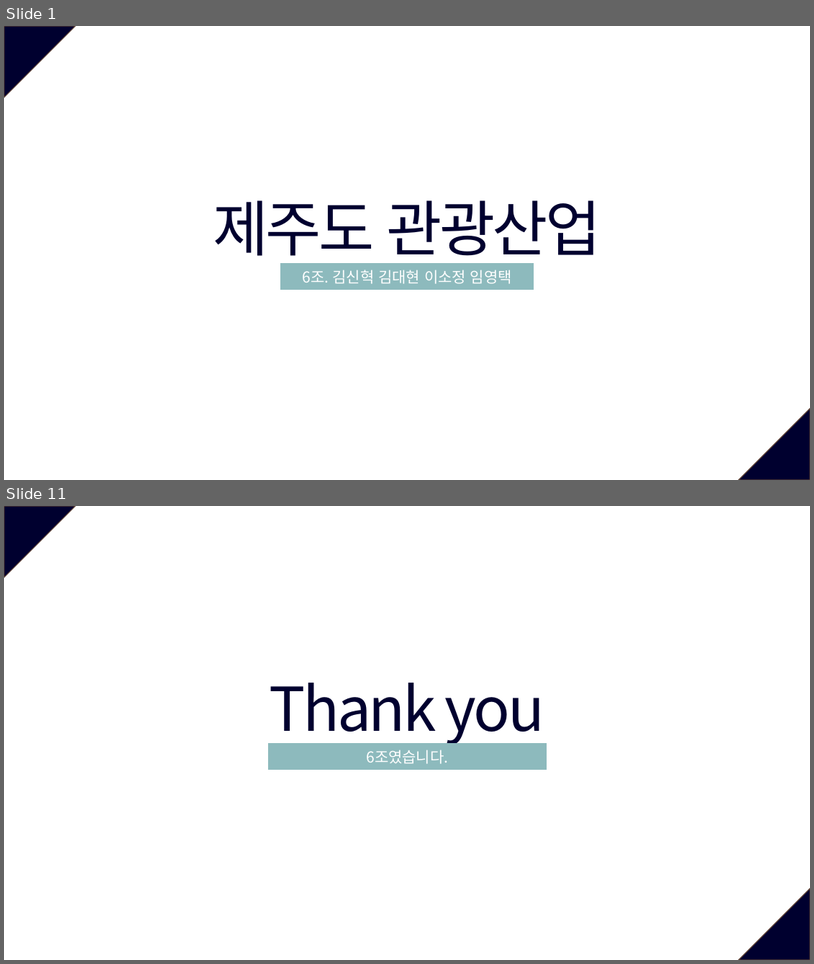
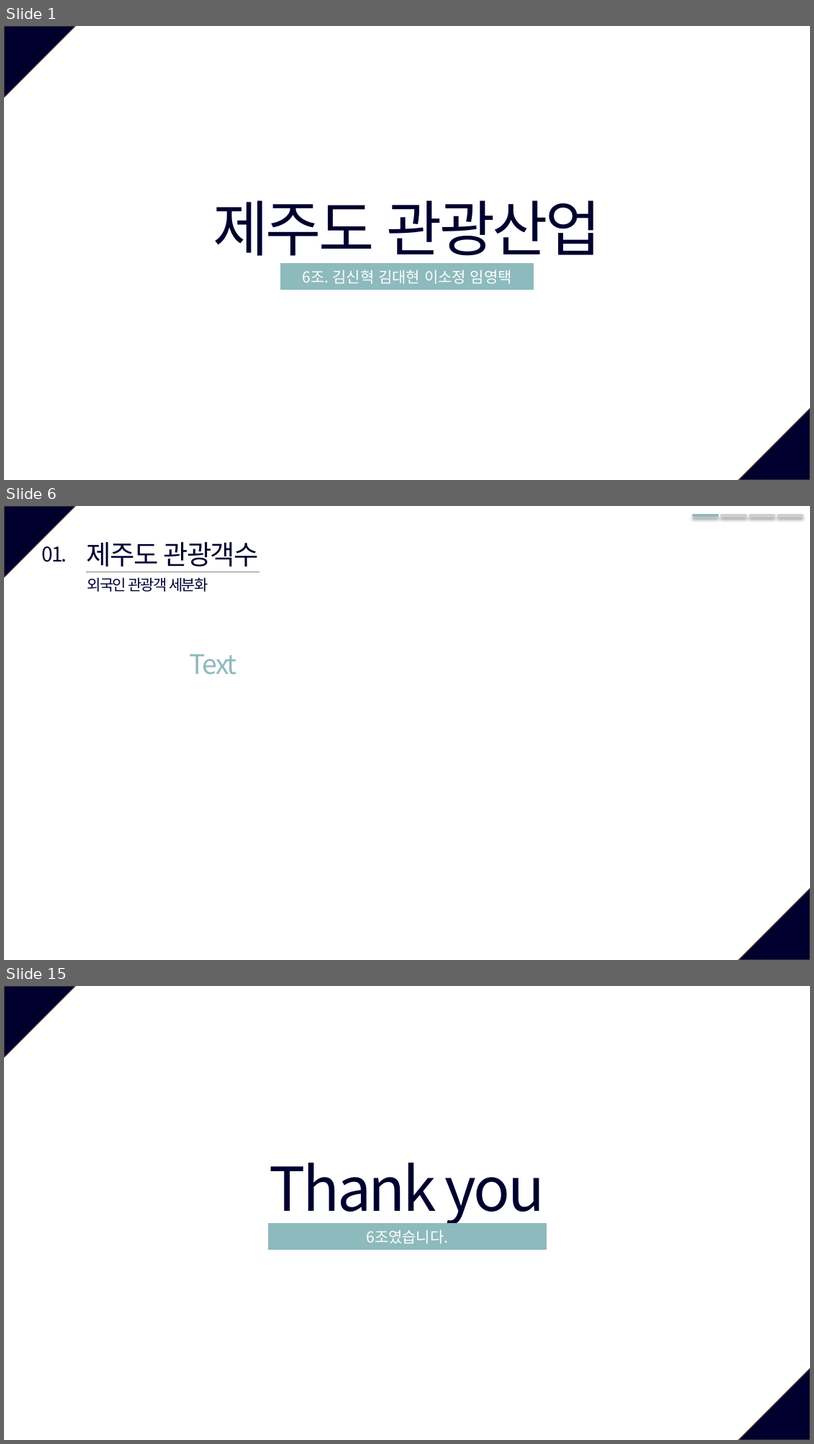
Before and after one commit to so-jeong0127/6-project, a slide deck: 6조_외부환경영향.pptx. Shown one above the other, each under a label of ours: slides 1 and 11 before the commit, slides 1, 6 and 15 after it; the slides between them are not shown. The pictures are 814x964 and 814x1444 pixels, drawn with LibreOffice and Linux fonts; fonts in the diff are those of the drawing. Boxes give left, top, right and bottom in pixels: in the first picture for what was removed or moved away, otherwise in the second. Text is boxed around its words. In the diff, an @@ line names an element or a change of style, - is before the commit and + after.

```diff
--- a/6조_외부환경영향.pptx
+++ b/6조_외부환경영향.pptx
@@ slide 6 added at <box>4,506,810,960</box>, background #FFFFFF; not listed: 2 template elements that a slide beside it also shows @@
@@ line added from (694, 515) to (718, 515), #8DBABD 3.5 pt @@
@@ line added from (722, 515) to (746, 515), #D0CECE 3.5 pt @@
@@ line added from (751, 515) to (774, 515), #D0CECE 3.5 pt @@
@@ line added from (779, 515) to (802, 515), #D0CECE 3.5 pt @@
@@ text added at <box>41,546,67,562</box>, 24 pt, text #00002F @@
+01.
@@ text added at <box>87,542,259,566</box>, 32 pt, text #00002F @@
+제주도 관광객수
@@ line added from (86, 572) to (260, 572), #808080 0.5 pt @@
@@ text added at <box>87,577,208,592</box>, 18 pt, text #00002F @@
+외국인 관광객 세분화
@@ text added at <box>190,654,237,674</box>, 32 pt, text #8DBABD @@
+Text
@@ what was slide 11 is now slide 15 @@
```
Also in this commit, not shown: 9 slides changed, 3 other slides added.
